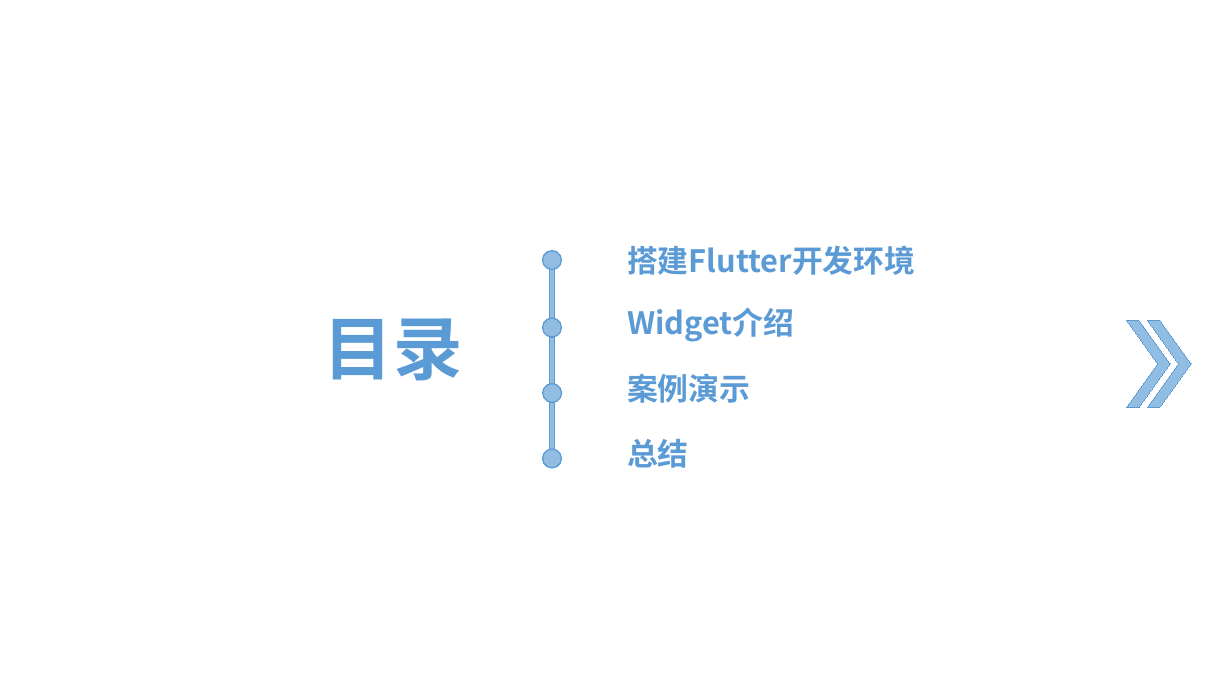
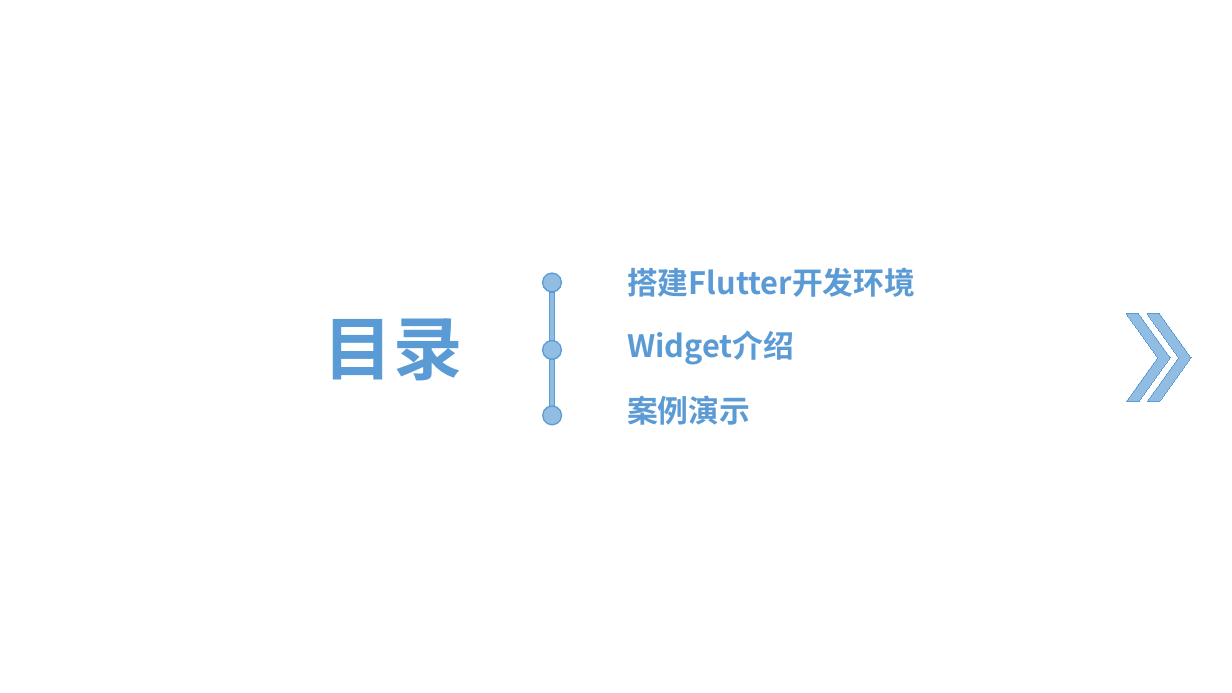
Before and after one commit to wcyycwqie/flutter-demo-nwLogin, a slide deck: slide 2 of flutter.pptx. Drawn at 1232x693 pixels with LibreOffice and Linux fonts; fonts in the diff are those of the drawing; background and template pictures are left out. Boxes give left, top, right and bottom in pixels: in the first picture for what was removed or moved away, otherwise in the second. Text is boxed around its words. In the diff, an @@ line names an element or a change of style, - is before the commit and + after.

```diff
--- a/flutter.pptx
+++ b/flutter.pptx
@@ chevron: place and size @@
-chevron at bbox=[1127, 320, 1170, 408]
+chevron at bbox=[1127, 314, 1170, 402]
@@ chevron: place and size @@
-chevron at bbox=[1148, 320, 1191, 408]
+chevron at bbox=[1148, 314, 1191, 402]
@@ 2 ellipses, 1 text, 1 rectangle: place and size @@
-2 ellipses, 1 text, 1 rectangle at bbox=[543, 245, 915, 391]
+2 ellipses, 1 text, 1 rectangle at bbox=[543, 267, 915, 413]
@@ 2 texts, 1 rectangle, 1 ellipse: place and size @@
-2 texts, 1 rectangle, 1 ellipse at bbox=[543, 270, 794, 403]
+2 texts, 1 rectangle, 1 ellipse at bbox=[543, 292, 794, 425]
@@ rectangle removed at bbox=[550, 403, 555, 457] @@
@@ ellipse removed at bbox=[543, 449, 561, 468] @@
@@ text removed at bbox=[627, 439, 689, 468] @@
-总结
```
Also in this commit, not shown: 4 other slides changed, 1 slide added, 1 slide removed, 4 other files.
